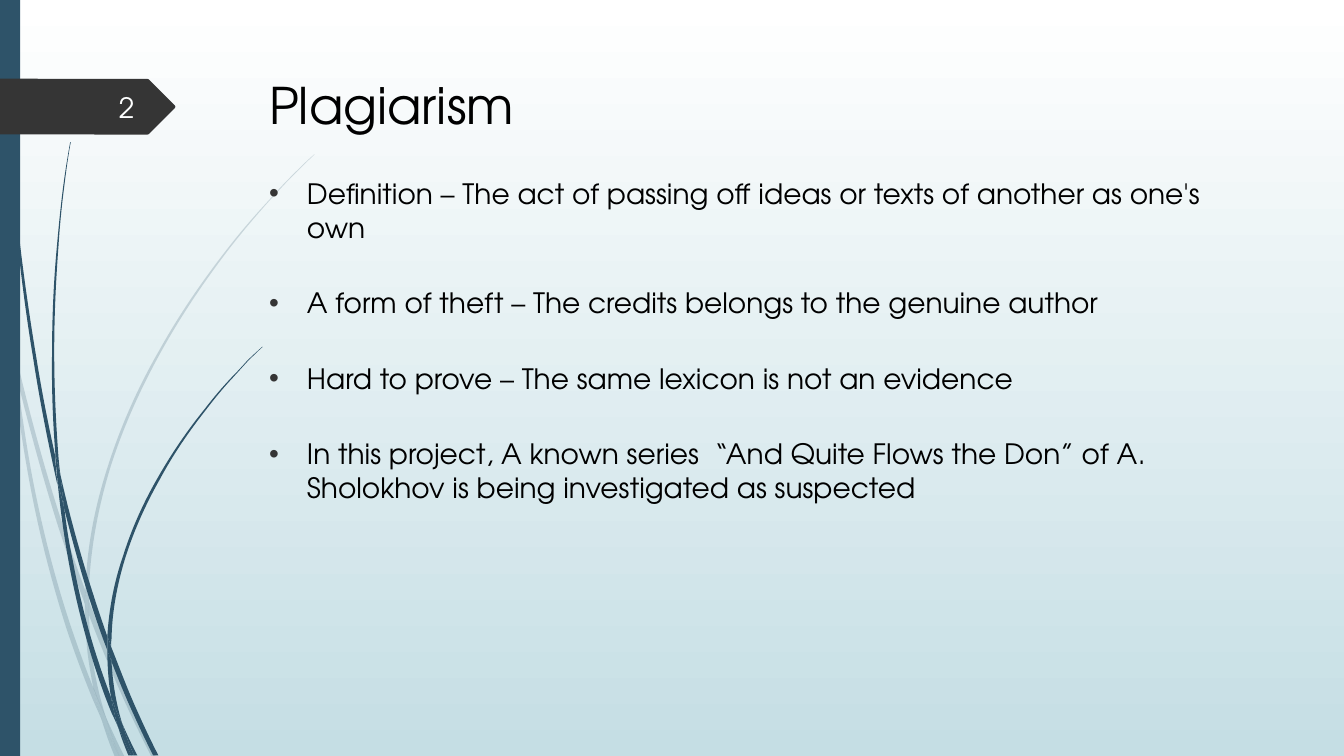
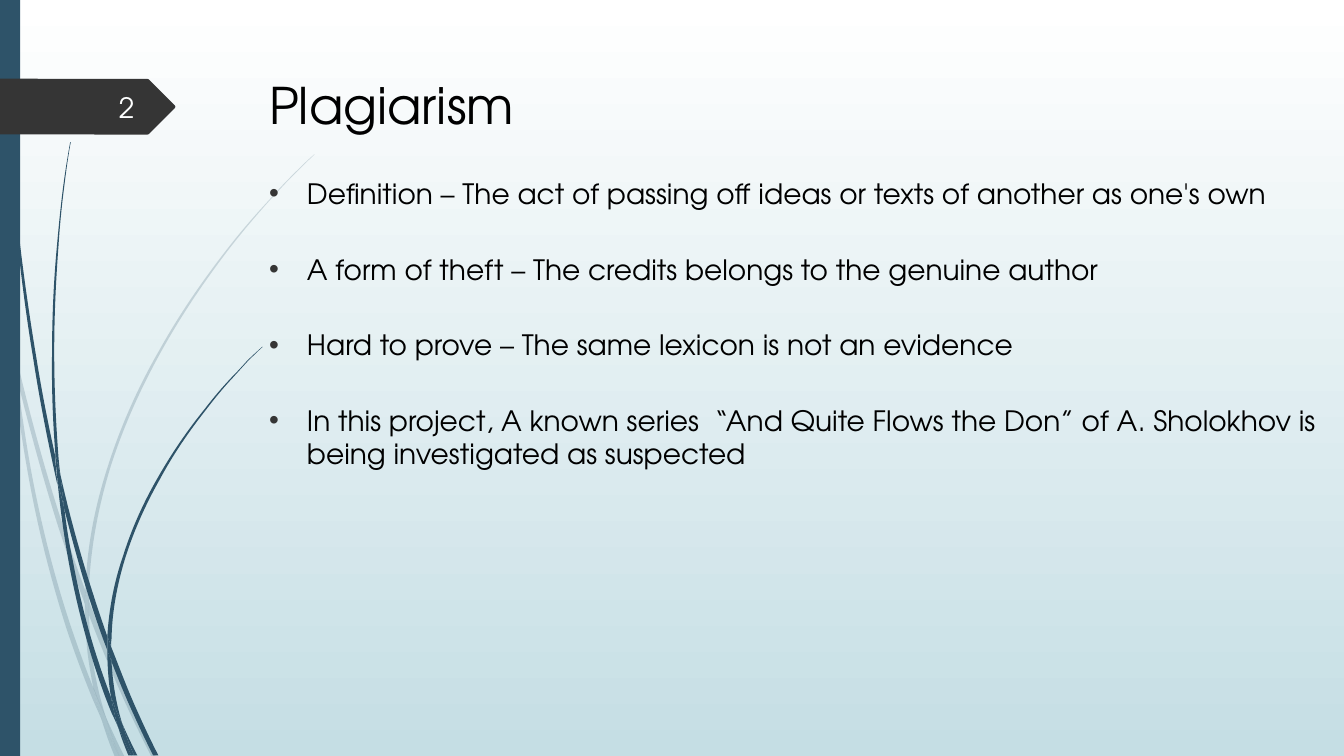
Before and after one commit to kmaltcev/NLP-BiLSTM-model, a slide deck: slide 2 of Capstone Project 21-2-R-13.pptx. Drawn at 1344x756 pixels with LibreOffice and Linux fonts; fonts in the diff are those of the drawing. Boxes give left, top, right and bottom in pixels: in the first picture for what was removed or moved away, otherwise in the second. Text is boxed around its words. In the diff, an @@ line names an element or a change of style, - is before the commit and + after.

```diff
--- a/Capstone Project 21-2-R-13.pptx
+++ b/Capstone Project 21-2-R-13.pptx
@@ text "Definition – The act of ..." rewrapped from (307,183,1200,504) to (307,183,1315,470) @@
```
Also in this commit, not shown: 2 other slides changed.
